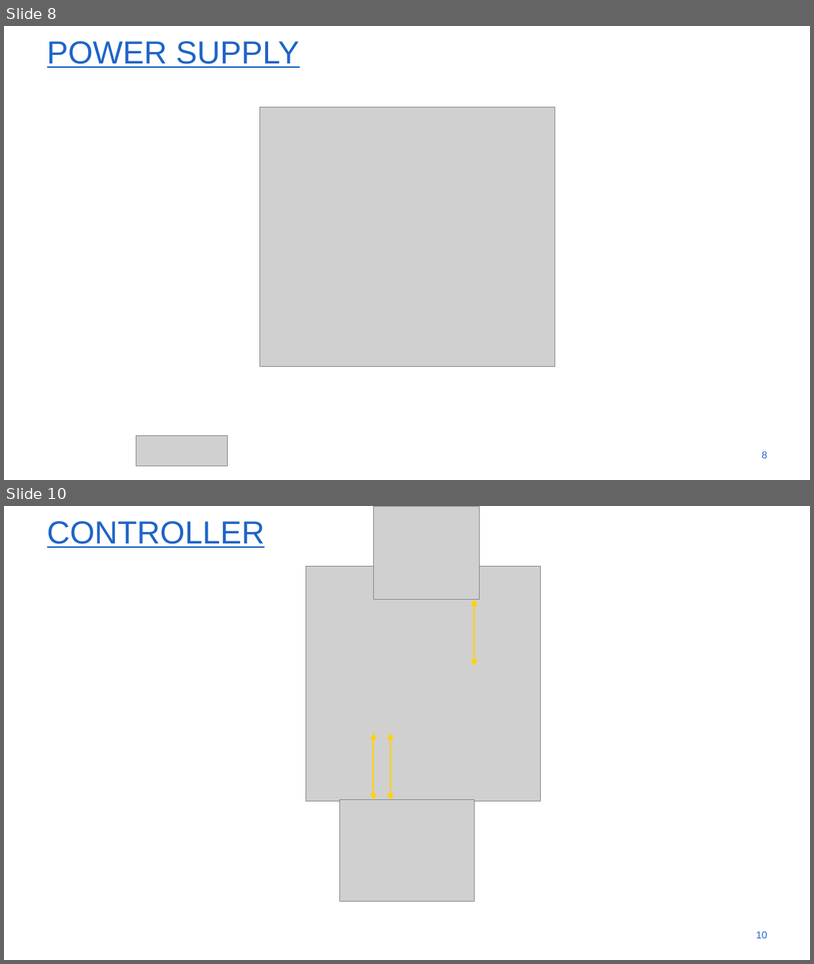
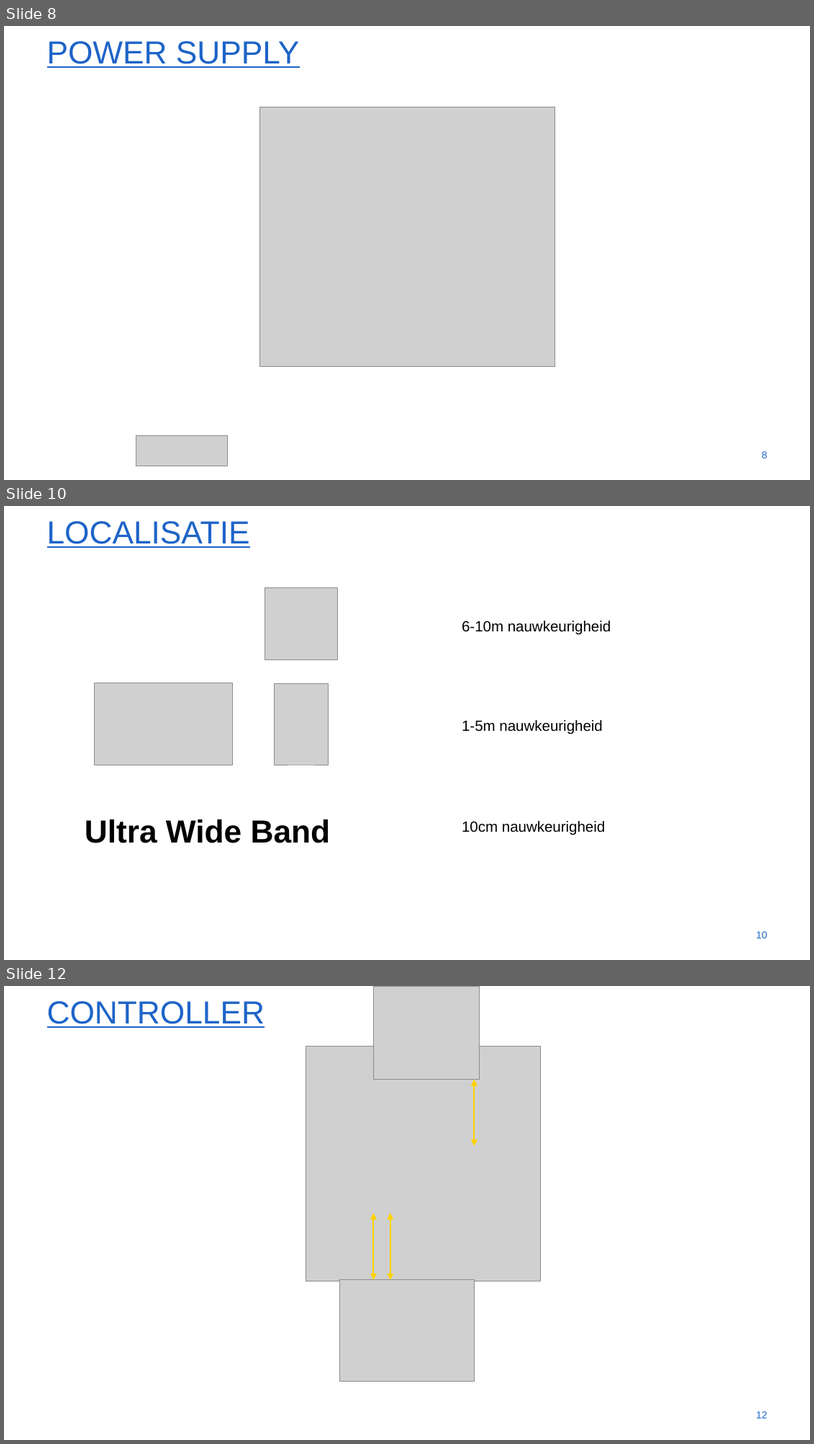
Before and after one commit to gartangh/Cross-Curricular-Project, a slide deck: VOP_Voorraadbeheer_Presentatie_1.pptx. Shown one above the other, each under a label of ours: slides 8 and 10 before the commit, slides 8, 10 and 12 after it; the slides between them are not shown. The pictures are 814x964 and 814x1444 pixels, drawn with LibreOffice and Linux fonts; fonts in the diff are those of the drawing; grey boxes stand for pictures; background and template pictures are left out. Boxes give left, top, right and bottom in pixels: in the first picture for what was removed or moved away, otherwise in the second. Text is boxed around its words. In the diff, an @@ line names an element or a change of style, - is before the commit and + after.

```diff
--- a/VOP_Voorraadbeheer_Presentatie_1.pptx
+++ b/VOP_Voorraadbeheer_Presentatie_1.pptx
@@ slide 10 added at bbox=[4, 506, 810, 960], background #FFFFFF @@
@@ title added at bbox=[47, 521, 250, 548], 54 pt, text #1E64C8, underline @@
+LOCALISATIE
@@ picture added at bbox=[265, 587, 337, 659] @@
@@ text added at bbox=[462, 620, 611, 635], 25 pt, text #000000 @@
+6-10m nauwkeurigheid
@@ picture added at bbox=[95, 683, 232, 764] @@
@@ picture added at bbox=[275, 683, 328, 764] @@
@@ text added at bbox=[462, 720, 602, 734], 25 pt, text #000000 @@
+1-5m nauwkeurigheid
@@ text added at bbox=[85, 819, 331, 843], 54 pt, text #000000, bold @@
+Ultra Wide Band
@@ text added at bbox=[462, 821, 605, 835], 25 pt, text #000000 @@
+10cm nauwkeurigheid
@@ page number added at bbox=[756, 931, 768, 938], 17.1 pt, text #1E64C8 @@
+10
@@ what was slide 10 is now slide 12 @@
@@ page number at bbox=[756, 1411, 768, 1418]: text changed @@
-10
+12
```
Also in this commit, not shown: 2 slides changed, 2 other slides added.
